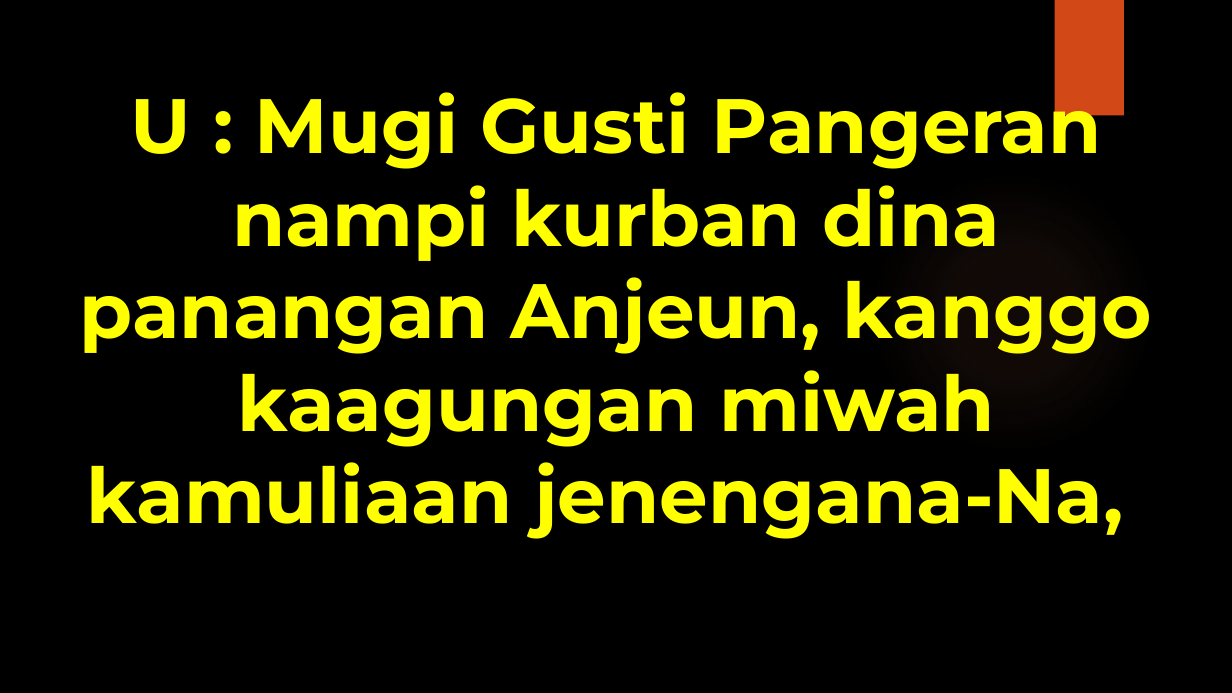
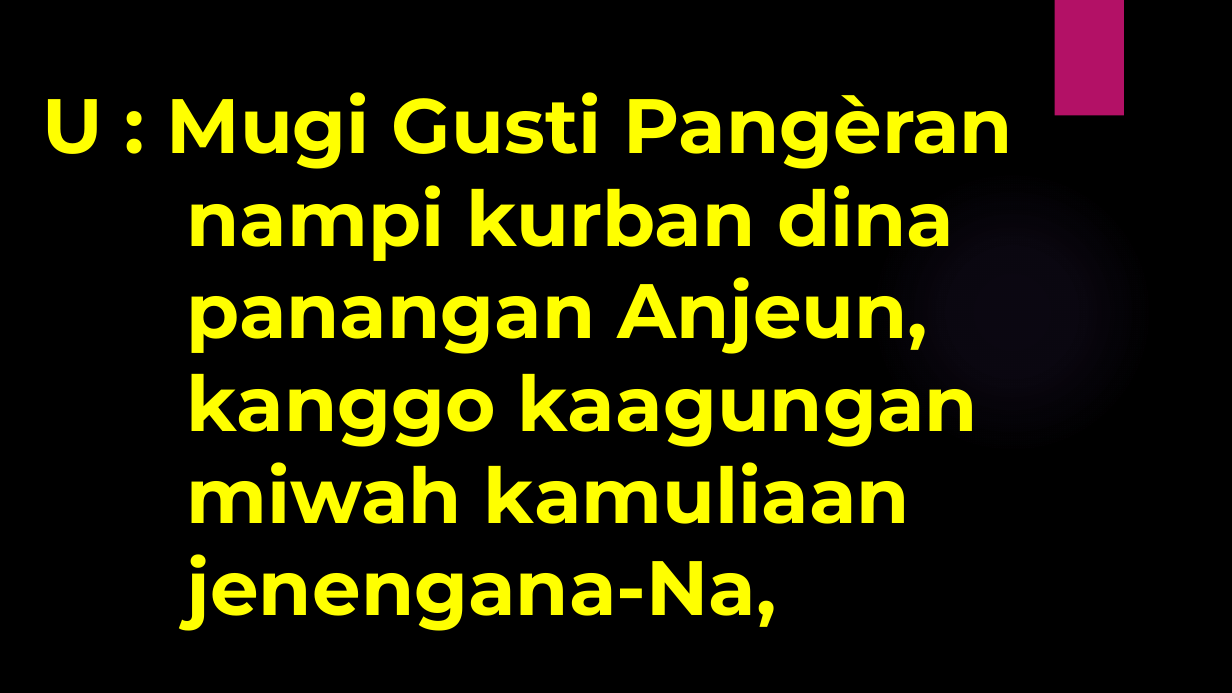
Before and after one commit to laurensius/Slide_Misa_KRC, a slide deck: slide 37 of 2020 12 tanggal 12- 13/Slide Misa Bahasa Sunda.pptx. Drawn at 1232x693 pixels with LibreOffice and Linux fonts; fonts in the diff are those of the drawing; background and template pictures are left out. Boxes give left, top, right and bottom in pixels: in the first picture for what was removed or moved away, otherwise in the second. Text is boxed around its words. In the diff, an @@ line names an element or a change of style, - is before the commit and + after.

```diff
--- a/2020 12 tanggal 12- 13/Slide Misa Bahasa Sunda.pptx
+++ b/2020 12 tanggal 12- 13/Slide Misa Bahasa Sunda.pptx
@@ rectangle at [1055,0,1124,116]: fill #D34817 to #B31166 @@
@@ text at [42,92,1013,631]: text changed @@
-U : Mugi Gusti Pangeran nampi kurban dina panangan Anjeun, kanggo kaagungan miwah kamuliaan jenengana-Na,
+U : Mugi Gusti Pangèran nampi kurban dina panangan Anjeun, kanggo kaagungan miwah kamuliaan jenengana-Na,
@@ ellipse at [870,169,1154,454]: fill gradient #EF8C6A to gradient #9B6BF2 @@
```
Also in this commit, not shown: 55 other slides changed, 1 slide added, 1 slide removed, 1 other file.
